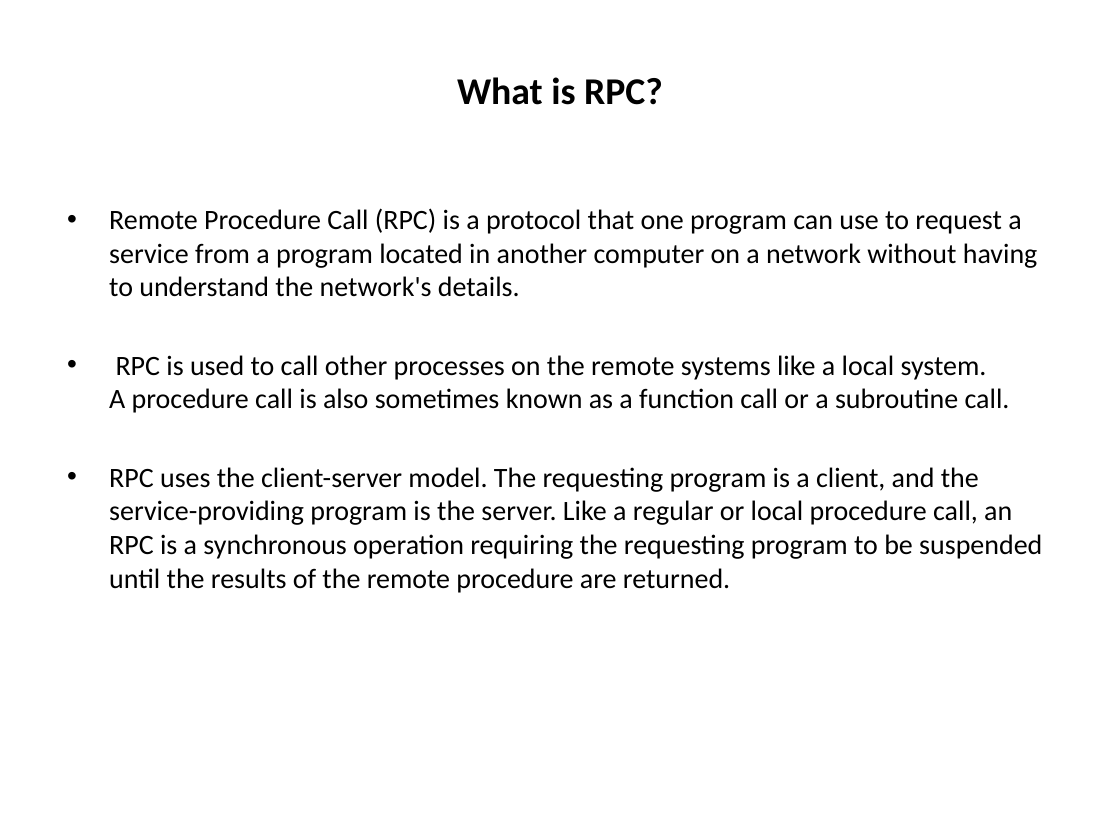
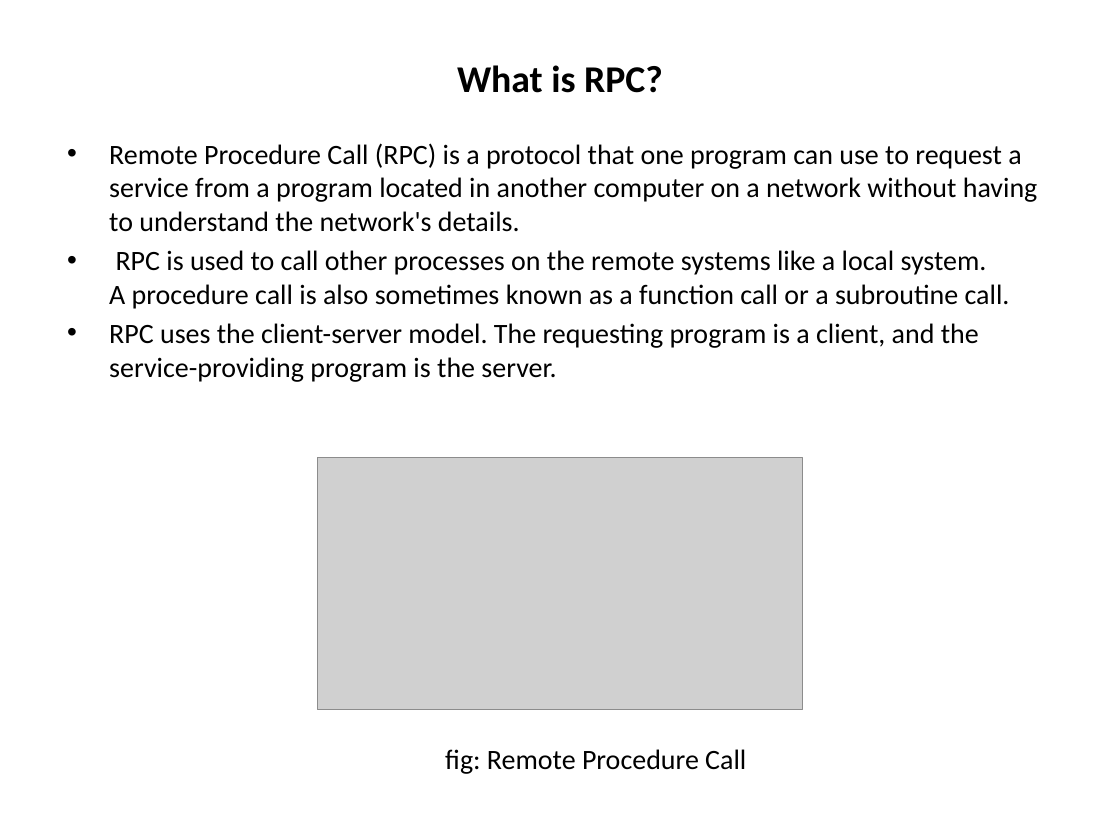
Before and after one commit to Bhagyalakshmi-Marem/TSHtraining, a slide deck: slide 5 of Hexagon_SDK/Docs/Hexagon_SDK_ppt.pptx. Drawn at 1120x840 pixels with LibreOffice and Linux fonts; fonts in the diff are those of the drawing; grey boxes stand for pictures. Boxes give left, top, right and bottom in pixels: in the first picture for what was removed or moved away, otherwise in the second. Text is boxed around its words. In the diff, an @@ line names an element or a change of style, - is before the commit and + after.

```diff
--- a/Hexagon_SDK/Docs/Hexagon_SDK_ppt.pptx
+++ b/Hexagon_SDK/Docs/Hexagon_SDK_ppt.pptx
@@ title "What is RPC?": place and size @@
-title "What is RPC?" at <box>457,77,663,105</box>
+title "What is RPC?" at <box>457,65,663,93</box>
@@ text "Remote Procedure Call (RPC) is ...": place and size @@
-text "Remote Procedure Call (RPC) is ..." at <box>109,208,1042,593</box>
+text "Remote Procedure Call (RPC) is ..." at <box>109,143,1037,774</box>
@@ text at <box>109,323,979,774</box>: text changed @@
-• RPC uses the client-server model. The requesting program is a client, and the service-providing program is the server. Like a regular or local procedure call, an RPC is a synchronous operation requiring the requesting program to be suspended until the results of the remote procedure are returned.
+• RPC uses the client-server model. The requesting program is a client, and the service-providing program is the server.
+fig: Remote Procedure Call
@@ picture added at <box>317,457,802,709</box> @@
```
Also in this commit, not shown: 7 other slides changed, 9 slides added, 1 other file.
